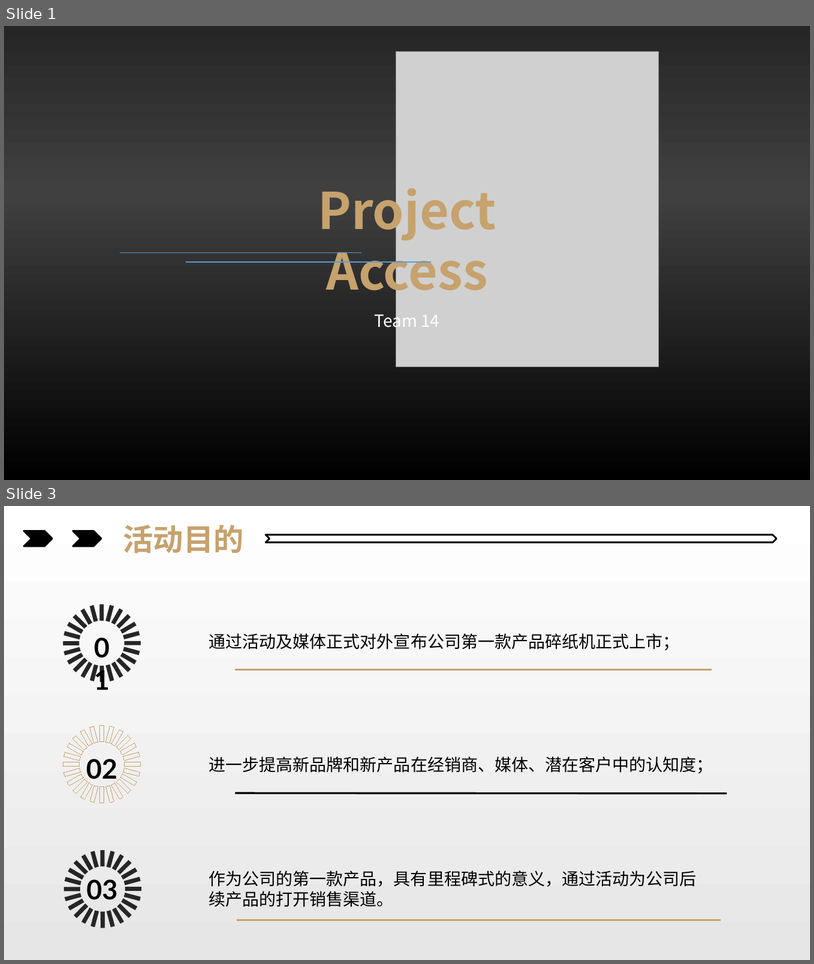
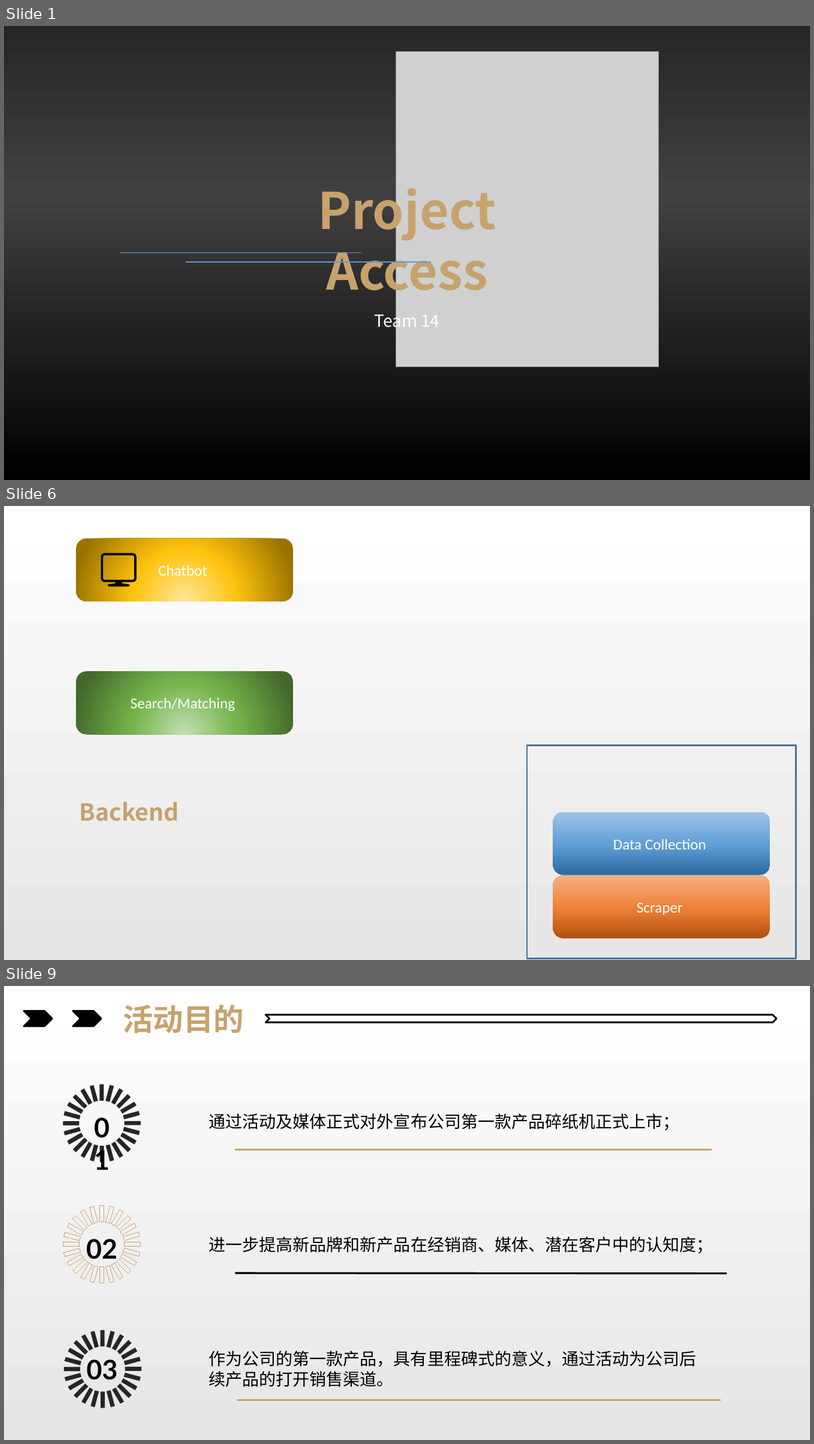
Before and after one commit to henryzt/JPMorgan-CFG19-Project-Access-Chatbot, a slide deck: presentation/03.pptx. Shown one above the other, each under a label of ours: slides 1 and 3 before the commit, slides 1, 6 and 9 after it; the slides between them are not shown. The pictures are 814x964 and 814x1444 pixels, drawn with LibreOffice and Linux fonts; fonts in the diff are those of the drawing; grey boxes stand for pictures. Boxes give left, top, right and bottom in pixels: in the first picture for what was removed or moved away, otherwise in the second. Text is boxed around its words. In the diff, an @@ line names an element or a change of style, - is before the commit and + after.

```diff
--- a/presentation/03.pptx
+++ b/presentation/03.pptx
@@ slide 6 added at box(4, 506, 810, 960), background gradient #FFFFFF to #E7E6E6 @@
@@ rounded rectangle added at box(76, 538, 293, 601), fill gradient #FFE699 to #FFC30D to #997300, 18 pt, text #FFFFFF @@
+Chatbot
@@ freeform shape added at box(101, 553, 137, 586), fill #000000 @@
@@ line added from (13, 678) to (13, 678), #5B9BD5 1 pt @@
@@ rounded rectangle added at box(76, 671, 293, 734), fill gradient #C5E0B4 to #76B54C to #43682B, 18 pt, text #FFFFFF @@
+Search/Matching
@@ rectangle added at box(527, 745, 797, 958), outline #43739E 2 pt @@
@@ text added at box(80, 802, 179, 821), 28 pt, text #C6A26D, bold @@
+Backend
@@ rounded rectangle added at box(553, 812, 770, 875), fill gradient #2A69A2 to #609ED6 to #9DC3E6, 18 pt, text #FFFFFF @@
+Data Collection
@@ rounded rectangle added at box(553, 875, 770, 938), fill gradient #B0500F to #EE8137 to #F4B183, 18 pt, text #FFFFFF @@
+Scraper
@@ what was slide 3 is now slide 9 @@
```
Also in this commit, not shown: 1 slide changed, 5 other slides added.
